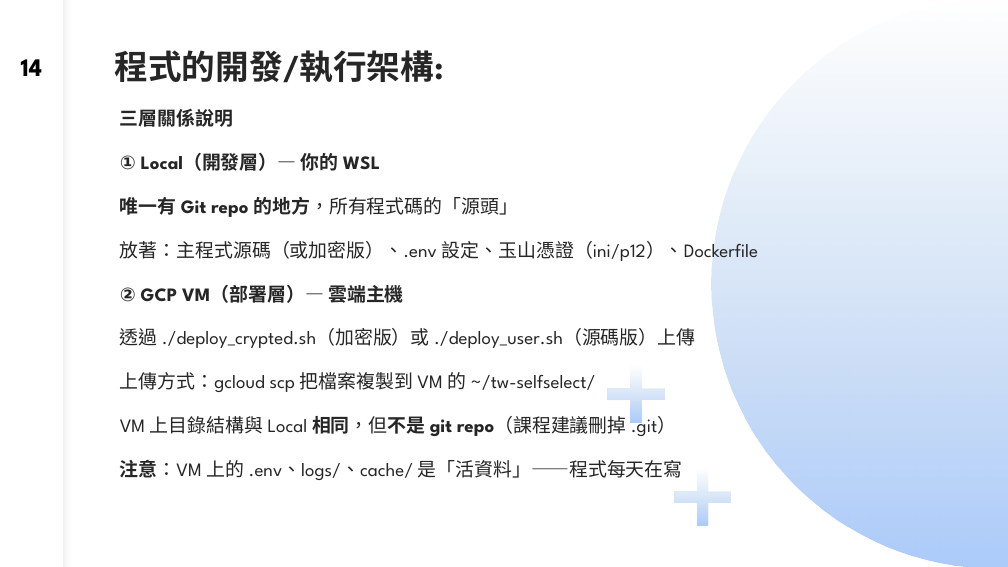
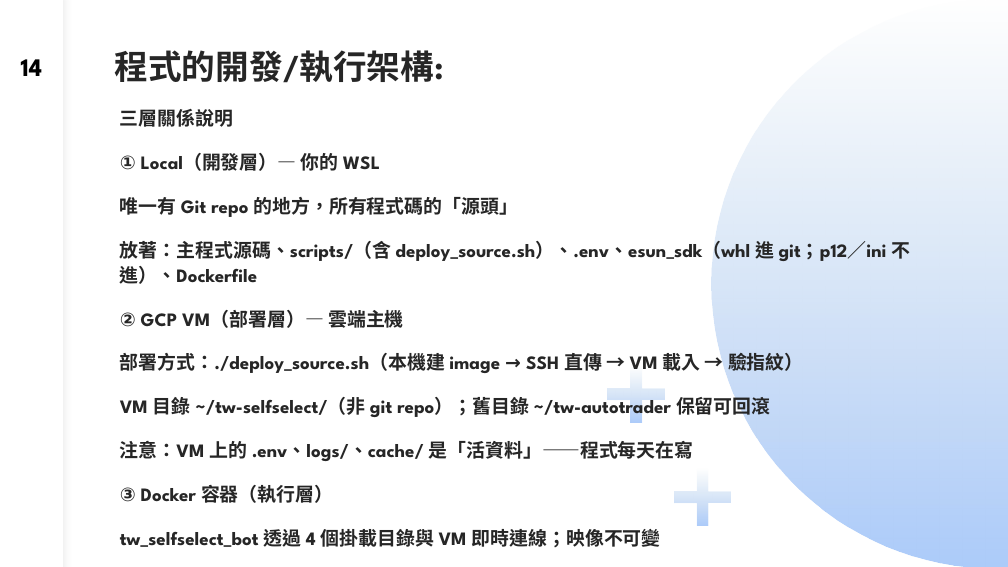
Before and after one commit to dinchentech/tw-selfselect, a slide deck: slide 14 of plans/ppt/TW-SELFSELECT台股買賣自動化系統-W2-講稿版.pptx. Drawn at 1008x567 pixels with LibreOffice and Linux fonts; fonts in the diff are those of the drawing. Boxes give left, top, right and bottom in pixels: in the first picture for what was removed or moved away, otherwise in the second. Text is boxed around its words. In the diff, an @@ line names an element or a change of style, - is before the commit and + after.

Commit message:
plans/ppt：部署章節改成 deploy_source.sh 流程（W2 s11–s17、W6 s2/s13）
- W2 三層架構圖重畫（Local → deploy_source.sh → VM ~/tw-selfselect → 容器 tw_selfselect_bot），
  說明 whl 進 git、p12／ini 不進、舊目錄保留可回滾
- W2 s14–s16 拿掉 pyarmor／加密版／deploy_crypted/deploy_user；改成 ./deploy_source.sh
  （preflight 測試 → build → SSH 直傳 → 載入 → 驗指紋）與四個掛載
- W2 s17 指令速查更新：./deploy_source.sh、docker compose down/up、docker logs tw_selfselect_bot
- W6 s2 講稿第五步、W6 s13 內文/講稿改成 deploy_source.sh；s13 舊 deploy_user.sh 截圖移除留提示
- 修剪圖文後以 LibreOffice 抽頁確認版面

```diff
--- a/plans/ppt/TW-SELFSELECT台股買賣自動化系統-W2-講稿版.pptx
+++ b/plans/ppt/TW-SELFSELECT台股買賣自動化系統-W2-講稿版.pptx
@@ text at <box>120,109,694,461</box>: bold on in "的地方，所有程式碼的「源頭」", "注意：VM 上的 .env、logs/、cache/ 是「活資料」——程式每天在寫" @@
@@ text at <box>120,240,911,284</box>: text changed; bold on @@
-放著：主程式源碼（或加密版）、.env 設定、玉山憑證（ini/p12）、Dockerfile
+放著：主程式源碼、scripts/（含 deploy_source.sh）、.env、esun_sdk（whl 進 git；p12／ini 不進）、Dockerfile
@@ text at <box>120,353,804,420</box>: text changed; bold on @@
-透過 ./deploy_crypted.sh（加密版）或 ./deploy_user.sh（源碼版）上傳
-上傳方式：gcloud scp 把檔案複製到 VM 的 ~/tw-selfselect/
-VM 上目錄結構與 Local 相同，但不是 git repo（課程建議刪掉 .git）
+部署方式：./deploy_source.sh（本機建 image → SSH 直傳 → VM 載入 → 驗指紋）
+VM 目錄 ~/tw-selfselect/（非 git repo）；舊目錄 ~/tw-autotrader 保留可回滾
@@ text at <box>120,485,661,550</box>: paragraphs added @@
+③ Docker 容器（執行層）
+tw_selfselect_bot 透過 4 個掛載目錄與 VM 即時連線；映像不可變
```
Also in this commit, not shown: 7 other slides changed, 2 other files.
